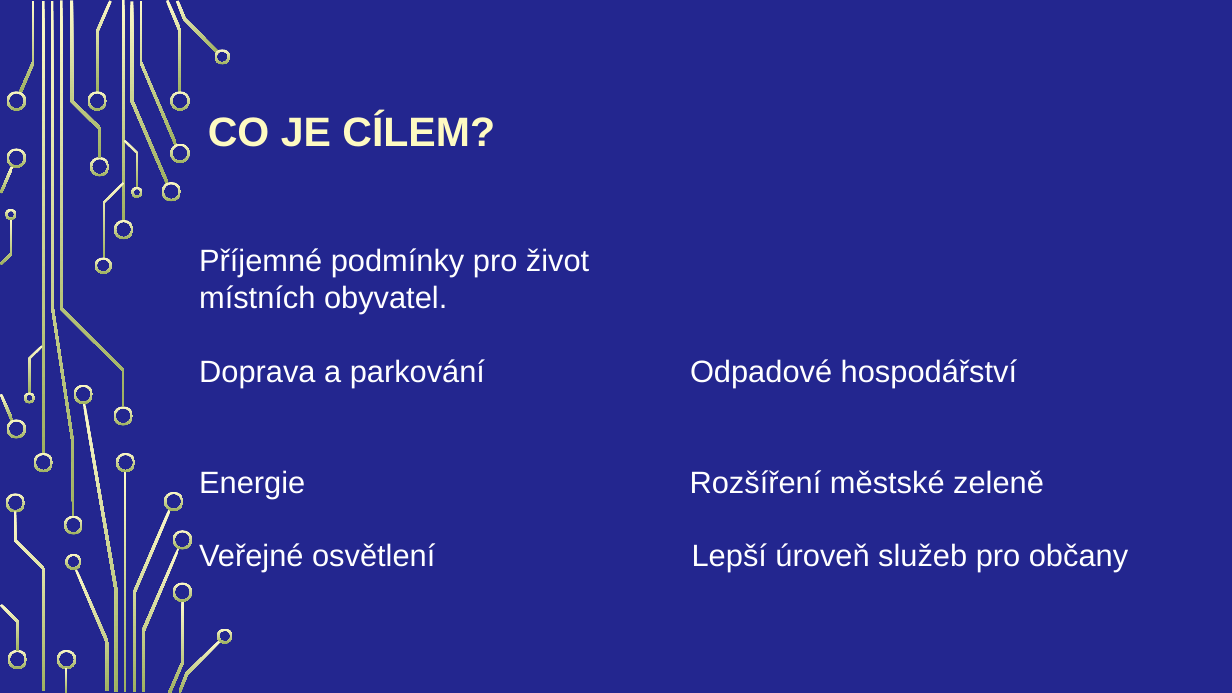
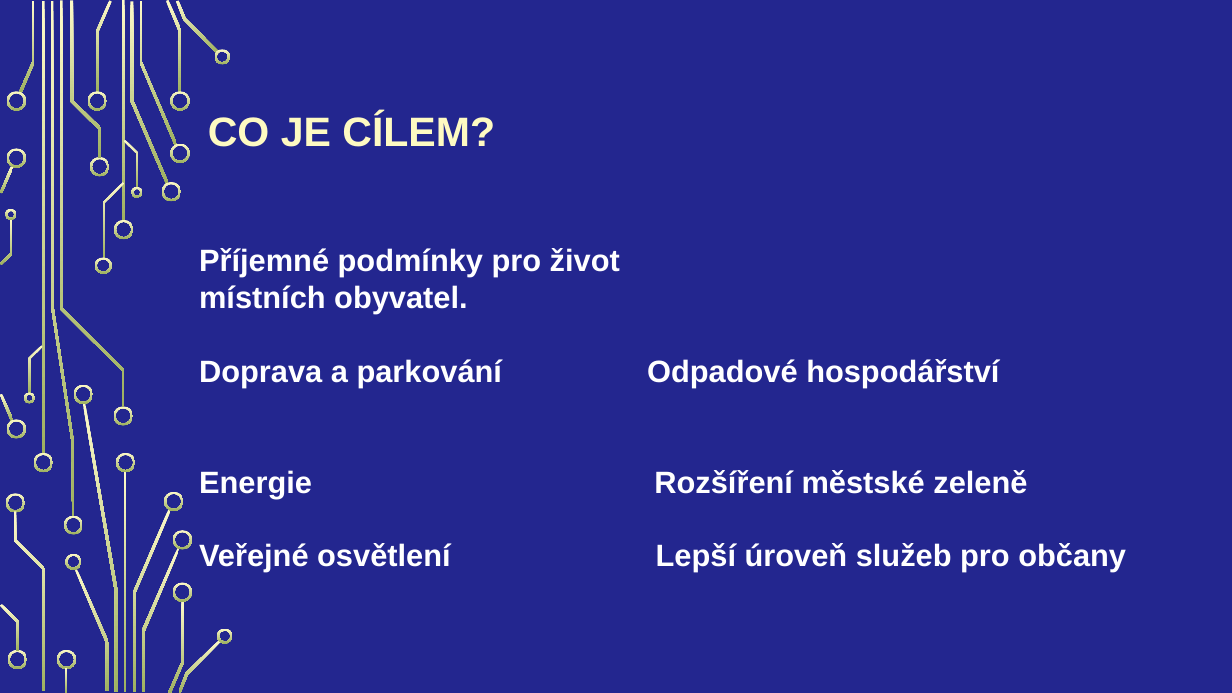
Before and after one commit to Vojta2809/Internet-v-c-a-chytr-m-sta, a slide deck: slide 10 of langsadl.pptx. Drawn at 1232x693 pixels with LibreOffice and Linux fonts; fonts in the diff are those of the drawing; background and template pictures are left out. Boxes give left, top, right and bottom in pixels: in the first picture for what was removed or moved away, otherwise in the second. Text is boxed around its words. In the diff, an @@ line names an element or a change of style, - is before the commit and + after.

```diff
--- a/langsadl.pptx
+++ b/langsadl.pptx
@@ text "Příjemné podmínky pro život" at (199, 248, 1126, 572): bold on @@
```
Also in this commit, not shown: 9 other slides changed, 3 slides added, 2 slides removed.
